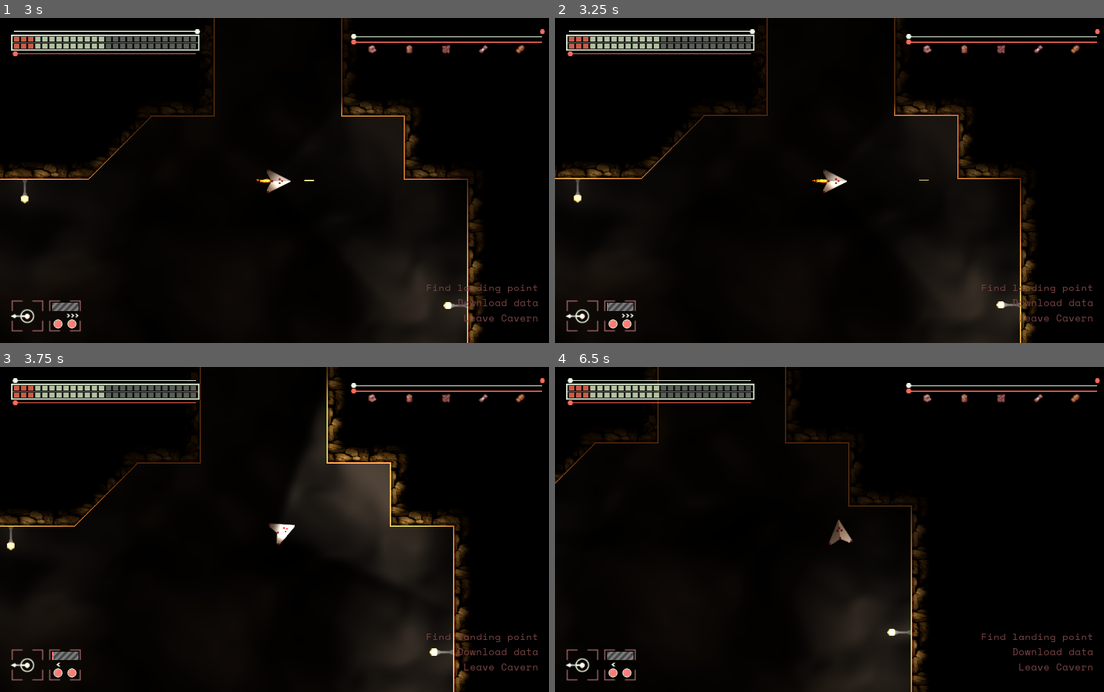
Above: before the commit, frames 1-4 (two rows, left to right).
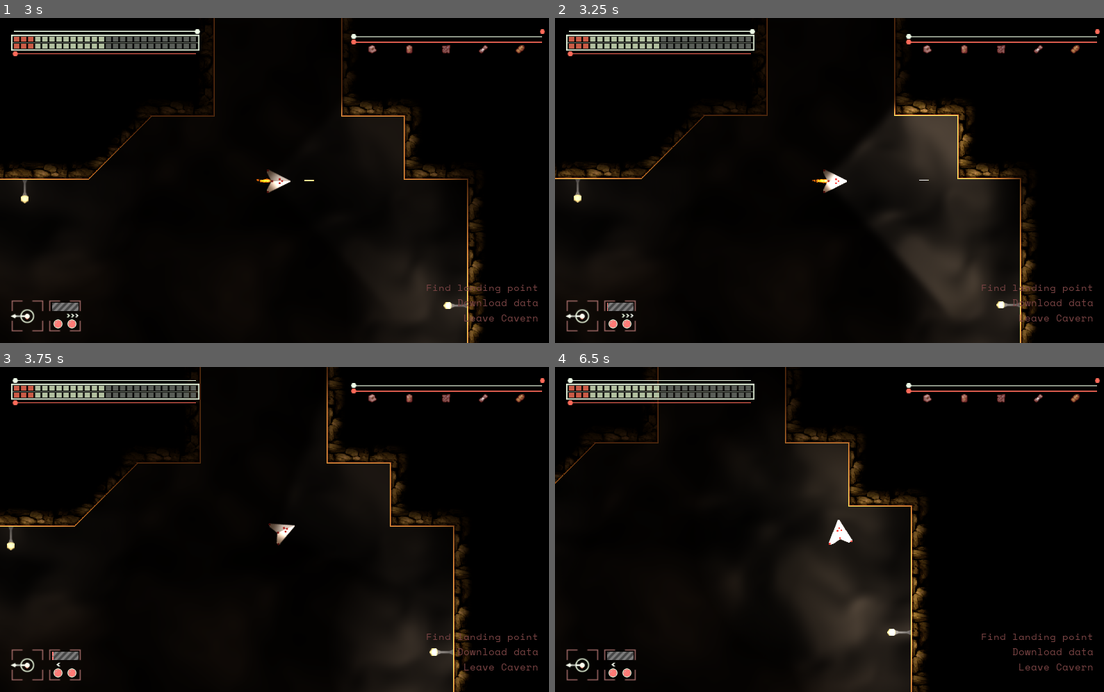
Above: after the commit, the same moments.

Repository: maximinus/scheme7
Game: Godot game, scene res://scenes/World.tscn
Two runs of this game, one before a commit and one after it. Both use one fixed random seed, a clock stepped at 60 frames per second and the inputs below. Sound files missing from this copy of the repository are replaced by a short silence.
Inputs:
- Up to frame 1 (3 s): tap Enter (Enter) at 0.5, 2.1 s; hold D (RightTurn) 0.53-1.28 s; tap K (FullBeam) at 0.6, 1.55 s; tap L (Lights) at 0.8, 1.35, 2.3 s; tap Space (FireLaser) at 1.25, 2.85 s; hold M (download) 1.28-2.03 s; hold D (RightTurn) 2.03-2.78 s; hold W (Thrust) from 2.78 s (still down)
- Up to frame 2 (3.25 s): keep holding W (Thrust); tap K (FullBeam) at 3.05 s
- Up to frame 3 (3.75 s): release W (Thrust) at 3.53 s; hold A (LeftTurn) from 3.53 s (still down); tap K (FullBeam) at 3.6 s
- Up to frame 4 (6.5 s): tap L (Lights) at 3.8, 4.35, 5.3, 5.85 s; tap K (FullBeam) at 4.55, 5.1, 6.05 s; release A (LeftTurn) at 5.03 s; hold M (download) 5.03-5.78 s; hold D (RightTurn) from 5.78 s (still down)

Frame 1 is identical in both runs. In frame 2, 4.5% of the frame differs, in the area x 48-85%, y 25-87%; in frame 3, 4.0%; in frame 4, 5.7%, in the area x 41-68%, y 11-83%.

Commit message:
Renamed player to ship in globals. Fixed a few minor bugs

Diff:
--- a/Scheme7/code/global/globals.gd
+++ b/Scheme7/code/global/globals.gd
@@ -138,7 +138,8 @@
 		elif status == LIGHT_STATUS.Normal:
 			status = LIGHT_STATUS.Circle
 		else:
-			status == LIGHT_STATUS.Off
+			# must be circle
+			status = LIGHT_STATUS.Off
 		return status
 
 	func update(delta):
@@ -154,7 +155,10 @@
 	func switchFullbeam():
 		# return new status
 		fullbeam = !fullbeam
-		return fullbeam
+		if status != LIGHT_STATUS.Off:
+			return fullbeam
+		# lights are off
+		return false
 
 	func lightsOff():
 		fullbeam = false
@@ -259,7 +263,7 @@
 		last_speed = 0
 
 
-class Player:
+class Ship:
 	var rocket = Rocket.new()
 	var battery = BatteryCharge.new()
 	var shield = Shield.new()
@@ -291,7 +295,7 @@
 				'Download data',
 				'Find landing point']
 
-var player = Player.new()
+var ship = Ship.new()
 var level = Level.new()
 
 func _ready():
--- a/Scheme7/scenes/Player/Player.gd
+++ b/Scheme7/scenes/Player/Player.gd
@@ -17,10 +17,10 @@
 const ELECTRIC_MOVE_FORCE = 50.0
 const ELECTRIC_TURN_FORCE = 20.0
 
-signal player_collision
-signal player_landed
+signal ship_collision
+signal ship_landed
 signal laser_fire
-signal player_dead
+signal ship_dead
 
 # sum of forces acting on the ship
 var velocity = Vector2(0, 0)
@@ -36,11 +36,11 @@
 
 var zoom_target = 1.1
 var zoom_speed = 0.2
-var player
+var ship
 
 func _ready():
 	randomize()
-	player = Globals.player
+	ship = Globals.ship
 
 func reset():
 	velocity = Vector2(0.0, 0.0)
@@ -53,11 +53,11 @@
 	electrified = false
 	electric_meet_force = Vector2(0.0, 0.0)
 	$Image.frame = 0
-	player.reset()
+	ship.reset()
 
 func _process(delta):
 	# update general access area
-	player.position = position
+	ship.position = position
 	if processing == false:
 		return
 	# check rocket functions before movement
@@ -66,10 +66,10 @@
 	zoomCamera(delta)
 
 	# update sprite damage
-	$Image.frame = player.shield.getDamageFrame()
+	$Image.frame = ship.shield.getDamageFrame()
 
 	# TODO: confirm with API
-	if Input.is_action_pressed('Thrust') and player.rocket.canFireRocket():
+	if Input.is_action_pressed('Thrust') and ship.rocket.canFireRocket():
 		landing = false
 		if landed == true:
 			landed = false
@@ -84,7 +84,7 @@
 		return
 
 	# TODO: confirm with API
-	if player.rocket.canTurn() == true:
+	if ship.rocket.canTurn() == true:
 		if Input.is_action_pressed('LeftTurn'):
 			rotation_degrees -= ROTATION_SPEED * delta
 		if Input.is_action_pressed('RightTurn'):
@@ -130,32 +130,32 @@
 
 func checkLights():
 	# no charge? turn off the lights and ignore everything else
-	if player.battery.charge <= 0.0:
+	if ship.battery.charge <= 0.0:
 		$LHNormal.visible = false
 		$LCNormal.visible = false
-		player.battery.lightsOff()
+		ship.battery.lightsOff()
 		return
 
 	# ok, can do lights
 
 	if Input.is_action_just_pressed('Lights'):
-		var current_status = player.battery.cycleLights()
+		var current_status = ship.battery.cycleLights()
 		if current_status == Globals.LIGHT_STATUS.Normal:
 			$LHNormal.visible = true
 			$LCNormal.visible = false
 		elif current_status == Globals.LIGHT_STATUS.Circle:
 			$LHNormal.visible = false
-			$LCNormal.visible = false
+			$LCNormal.visible = true
 		else:
 			# all off, to normal
 			$LHNormal.visible = false
-			$LCNormal.visible = true
+			$LCNormal.visible = false
 
 	if Input.is_action_just_pressed('FullBeam'):
 		# if lights are off, ignore
-		if player.battery.status == Globals.LIGHT_STATUS.Off:
+		if ship.battery.status == Globals.LIGHT_STATUS.Off:
 			return
-		if player.battery.switchFullbeam() == false:
+		if ship.battery.switchFullbeam() == true:
 			$LCNormal.energy = FULLBEAM_ENERGY
 			$LHNormal.energy = FULLBEAM_ENERGY
 		else:
@@ -193,7 +193,7 @@
 		turning = 0.0
 		# what did we land on?
 		if collision.collider.is_in_group('lander'):
-			emit_signal('player_landed')
+			emit_signal('ship_landed')
 			zoom_target = 0.6
 			zoom_speed = -0.4
 
@@ -209,8 +209,8 @@
 	# don't apply on takeoff
 	if takeoff == false:
 		velocity += GRAVITY_VECTOR * delta
-	if player.rocket.firing_rocket == true:
-		velocity += player.rocket.getForceVector(rotation)
+	if ship.rocket.firing_rocket == true:
+		velocity += ship.rocket.getForceVector(rotation)
 	if takeoff == true:
 		velocity += TAKEOFF_INJECTION
 
@@ -232,7 +232,7 @@
 	var dead = false
 	for index in get_slide_count():
 		var collision = get_slide_collision(index)
-		dead = player.shield.update(velocity, collision.collider_velocity)
+		dead = ship.shield.update(velocity, collision.collider_velocity)
 		if collision.collider.is_in_group('Bodies'):
 			collision.collider.apply_central_impulse(-collision.normal * velocity.length() * SHIP_MASS)
 		if collision.collider.is_in_group('breakable'):
@@ -247,10 +247,10 @@
 		flameOff(delta)
 		$RocketSound.stop()
 		$ElectricCollision.stop()
-		emit_signal('player_dead')
-		return
-
-	player.last_force = velocity
+		emit_signal('ship_dead')
+		return
+
+	ship.last_force = velocity
 	if get_slide_count() > 0:
 		var result = get_slide_collision(0)
 		# handle landing seperately
@@ -271,7 +271,7 @@
 
 func checkLanding(normal):
 	# if contact is slow, and going down, then we may be landing
-	var speed = sqrt(pow(abs(player.last_force.y), 2) + pow(abs(player.last_force.x), 2))
+	var speed = ship.last_force.length()
 	if speed > 30:
 		# not landing
 		return
@@ -298,7 +298,7 @@
 	angle_rad = ((360 / (2 * PI)) * angle_rad) - 90
 	if angle_rad < 0.0:
 		angle_rad += 360.0
-	var ship_angle = (atan2(player.last_force.y, player.last_force.x)) + (PI / 2)
+	var ship_angle = (atan2(ship.last_force.y, ship.last_force.x)) + (PI / 2)
 	ship_angle = (360 / (2 * PI)) * ship_angle
 	if ship_angle < 0:
 		ship_angle += 360.0
@@ -309,7 +309,7 @@
 	else:
 		difference = min(difference, -10)
 	# adjust by speed
-	var speed = sqrt(pow(abs(player.last_force.y), 2) + pow(abs(player.last_force.x), 2))
+	var speed = ship.last_force.length()
 	speed = min(speed, 200) / 5
 	turning = (difference / (44 - speed))
 	if turning > 0:
@@ -319,7 +319,7 @@
 
 func updateCameraZoom():
 	# zoom the camera based on the ship velocity
-	var final_speed = sqrt(pow(abs(velocity.x), 2) + pow(abs(velocity.y), 2))
+	var final_speed = velocity.length()
 	if final_speed < 50:
 		return
 
@@ -331,11 +331,11 @@
 		return
 	$CollisionSound.volume_db = (speed - 50) / 10.0
 	$CollisionSound.play()
-	emit_signal('player_collision', position)
+	emit_signal('ship_collision', position)
 
 func flameOn(delta):
 	$FlameLight.visible = true
-	player.rocket.update(delta, 1.0)
+	ship.rocket.update(delta, 1.0)
 	$Flame/OuterParticle.emitting = true
 	$Flame/InnerParticle.emitting = true
 	if $RocketSound.playing == false:
@@ -343,7 +343,7 @@
 
 func flameOff(delta):
 	$FlameLight.visible = false
-	player.rocket.update(delta, 0.0)
+	ship.rocket.update(delta, 0.0)
 	$Flame/OuterParticle.emitting = false
 	$Flame/InnerParticle.emitting = false
 	$RocketSound.stop()
--- a/Scheme7/scenes/PlayerUI/MissionObjectives/MissionObjectives.gd
+++ b/Scheme7/scenes/PlayerUI/MissionObjectives/MissionObjectives.gd
@@ -58,10 +58,9 @@
 func _process(delta):
 	if lander_found == true:
 		return
-	var player_pos = Globals.player.position
+	var player_pos = Globals.ship.position
 	var delta_distance = player_pos - lander_pos
-	var distance = pow(delta_distance.x, 2.0) + pow(delta_distance.y, 2.0)
-	distance = sqrt(distance)
+	var distance = delta_distance.length()
 	if distance < 360:
 		lander_found = true
 		moveTopLabel()
--- a/Scheme7/scenes/PlayerUI/controls/battery_dial/BatteryLevel.gd
+++ b/Scheme7/scenes/PlayerUI/controls/battery_dial/BatteryLevel.gd
@@ -10,8 +10,8 @@
 var fuel
 
 func _ready():
-	battery = Globals.player.battery
-	fuel = Globals.player.rocket.fuel
+	battery = Globals.ship.battery
+	fuel = Globals.ship.rocket.fuel
 
 func _process(delta):
 	displayBattery(delta)
--- a/Scheme7/scenes/PlayerUI/controls/force_dial/ForceDial.gd
+++ b/Scheme7/scenes/PlayerUI/controls/force_dial/ForceDial.gd
@@ -3,7 +3,7 @@
 var last_force
 
 func _ready():
-	last_force = Globals.player.last_force
+	last_force = Globals.ship.last_force
 
 func getBarSize(speed):
 	speed = abs(speed)
--- a/Scheme7/scenes/PlayerUI/controls/heat_dial/HeatDial.gd
+++ b/Scheme7/scenes/PlayerUI/controls/heat_dial/HeatDial.gd
@@ -6,7 +6,7 @@
 var rocket
 
 func _ready():
-	rocket = Globals.player.rocket.temp
+	rocket = Globals.ship.rocket.temp
 	last_temp = rocket.nozzle_temp
 
 func _process(delta):
--- a/Scheme7/scenes/PlayerUI/controls/shield_dial/ShieldDial.gd
+++ b/Scheme7/scenes/PlayerUI/controls/shield_dial/ShieldDial.gd
@@ -6,7 +6,7 @@
 var shield
 
 func _ready():
-	shield = Globals.player.shield
+	shield = Globals.ship.shield
 
 func _process(delta):
 	var electric_pos = convertPos(shield.getShield())
--- a/Scheme7/scenes/World.gd
+++ b/Scheme7/scenes/World.gd
@@ -12,10 +12,10 @@
 	# remember for the next life
 	player_start = $Player.position
 	$Player.hide()
-	$Player.connect('player_collision', self, 'playerCollision')
-	$Player.connect('laser_fire', self, 'playerLaser')
-	$Player.connect('player_dead', self, 'playerDead')
-	$Player.connect('player_landed', self, 'playerLanded')
+	$Player.connect('ship_collision', self, 'shipCollision')
+	$Player.connect('laser_fire', self, 'shipLaser')
+	$Player.connect('ship_dead', self, 'shipDead')
+	$Player.connect('ship_landed', self, 'shipLanded')
 	$UILayer/LanderDataTransfer.connect('download_finished', self, 'downloaded')
 	$UILayer/DeathNotice.connect('next_life', self, 'nextLife')
 	$CanvasModulate.show()
@@ -31,12 +31,12 @@
 func downloaded():
 	$UILayer/MissionObjectives.downloaded()
 
-func playerCollision(position):
+func shipCollision(position):
 	var new_node = EXPLOSION.instance()
 	new_node.position = position
 	add_child(new_node)
 
-func playerLaser():
+func shipLaser():
 	var new_laser = LASER.instance()
 	# match position and rotation
 	new_laser.position = $Player/LaserStart.global_position
@@ -45,11 +45,11 @@
 	new_laser.add_collision_exception_with($Player)
 	add_child_below_node($Lights, new_laser)
 
-func playerLanded():
+func shipLanded():
 	$UILayer/LanderDataTransfer.show()
 	$UILayer/LanderDataTransfer.processing = true
 
-func playerDead():
+func shipDead():
 	# we can't pause
 	$UILayer/PauseScreen.can_pause = false
 	var player_pos = $Player.position
